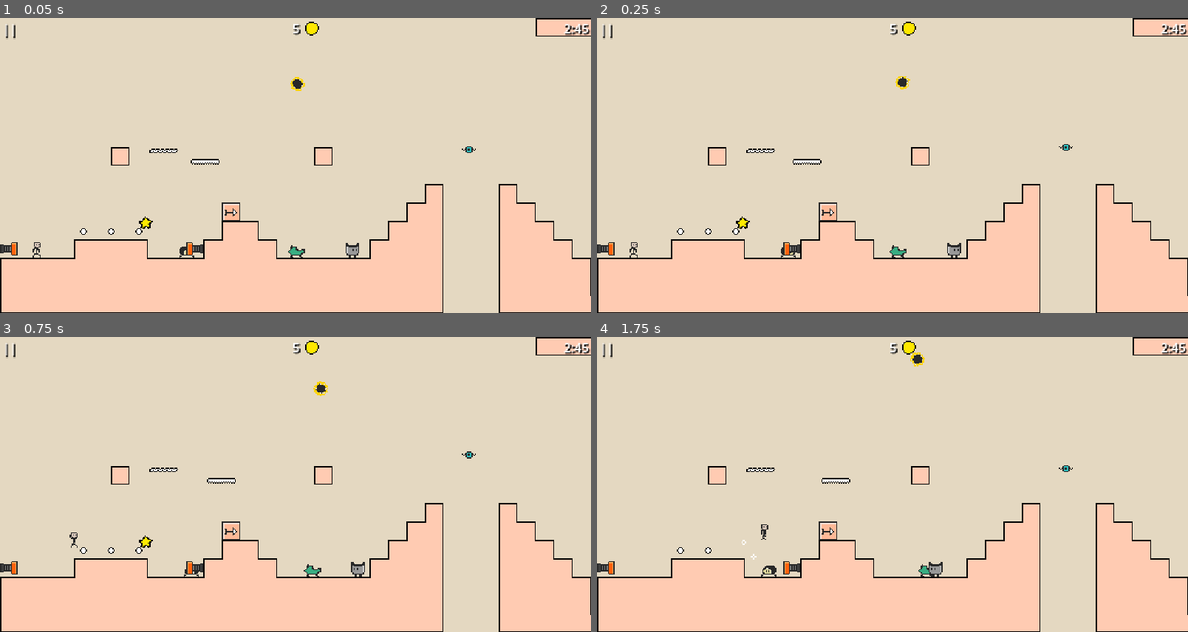
Above: before the commit, frames 1-4 (two rows, left to right).
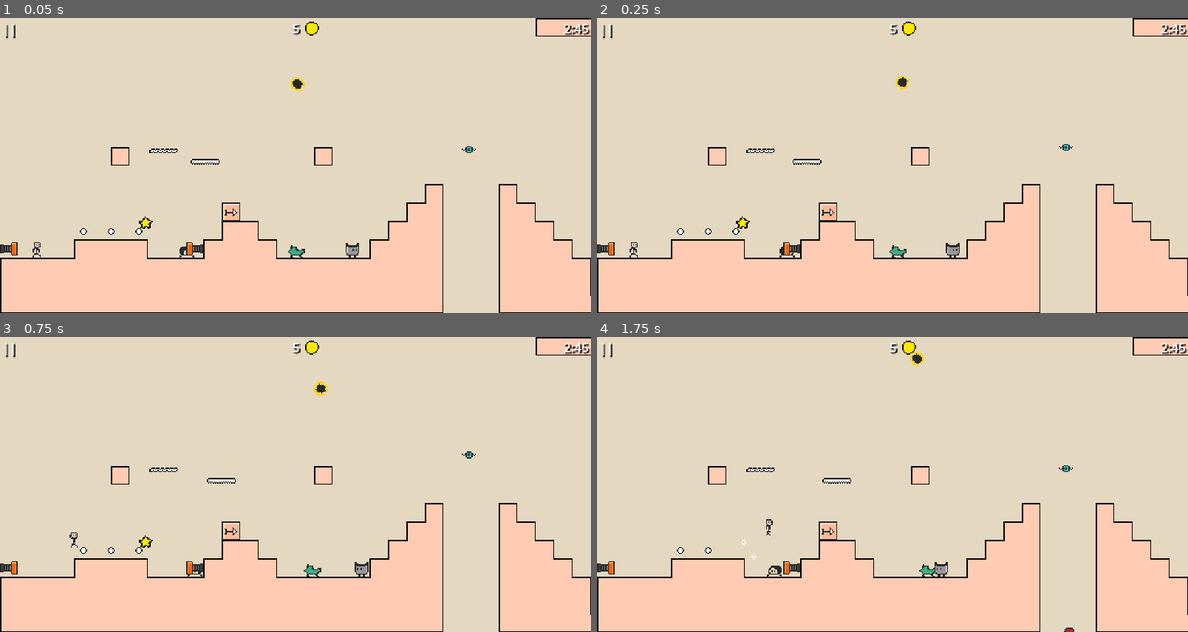
Above: after the commit, the same moments.

Repository: yannicka/ninja
Game: Godot game, scene res://src/Scenes/Game.tscn
Same seed, same stepped clock (60 frames per second), same inputs: the game is played once before the commit and once after it.
Inputs (mouse positions are in pixels of both pictures, inside the frame that each line leads up to):
- Up to frame 1 (0.05 s): no input
- Up to frame 2 (0.25 s): no input
- Up to frame 3 (0.75 s): move the mouse to (425, 469) at 0.52 s; hold Right (ui_right) from 0.53 s (still down); hold Space (space) from 0.53 s (still down); click (425, 469) at 0.67 s
- Up to frame 4 (1.75 s): keep holding Right (ui_right); tap Up (ui_up) at 0.77, 1.52 s; move the mouse to (774, 499) at 1.27 s; release Space (space) at 1.28 s; tap Space (space) at 1.35 s

Frame 1 is identical in both runs. In frame 2, less than 0.1% of the frame differs, in the area x 30-62%, y 76-82%; in frame 3, 0.1%; in frame 4, 0.3%, in the area x 27-81%, y 4-100%.

Commit message:
Changement de la vitesse de certains ennemis

Diff:
--- a/src/Bullets/Cannonball.gd
+++ b/src/Bullets/Cannonball.gd
@@ -3,8 +3,8 @@
 extends CharacterBody2D
 
 const ROTATE_SPEED = 12 # radians/second
-const SHOOTING_SPEED = -320
-const GRAVITY = 520
+const SHOOTING_SPEED = -360
+const GRAVITY = 700
 
 var shooter = null
 
--- a/src/Enemies/Cannon.gd
+++ b/src/Enemies/Cannon.gd
@@ -2,7 +2,7 @@
 
 const CannonballScene = preload("res://src/Bullets/Cannonball.tscn")
 
-const SPEED = 22
+const SPEED = 18
 const GRAVITY = 500
 
 @export var direction = Vector2.RIGHT
@@ -14,7 +14,7 @@
 	scale.x = direction.x
 	velocity.x = SPEED * direction.x
 
-	timer_before_prepare_shot.wait_time = 4
+	timer_before_prepare_shot.wait_time = 2.6
 	timer_before_prepare_shot.connect("timeout", on_timer_before_prepare_shot_timeout)
 	add_child(timer_before_prepare_shot)
 	timer_before_prepare_shot.start()
--- a/src/Enemies/Ramper.gd
+++ b/src/Enemies/Ramper.gd
@@ -1,6 +1,6 @@
 extends CharacterBody2D
 
-const SPEED = 22
+const SPEED = 18
 const GRAVITY = 500
 
 @export var direction = Vector2.RIGHT
